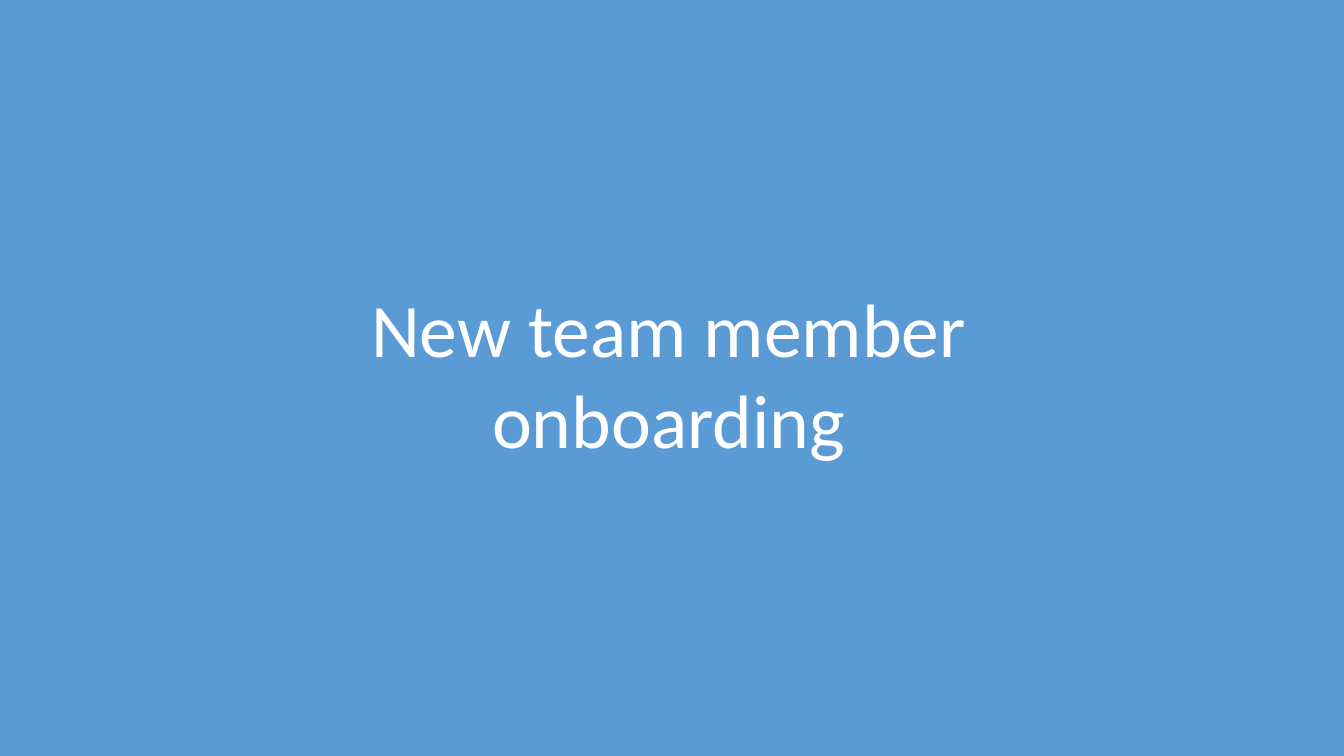
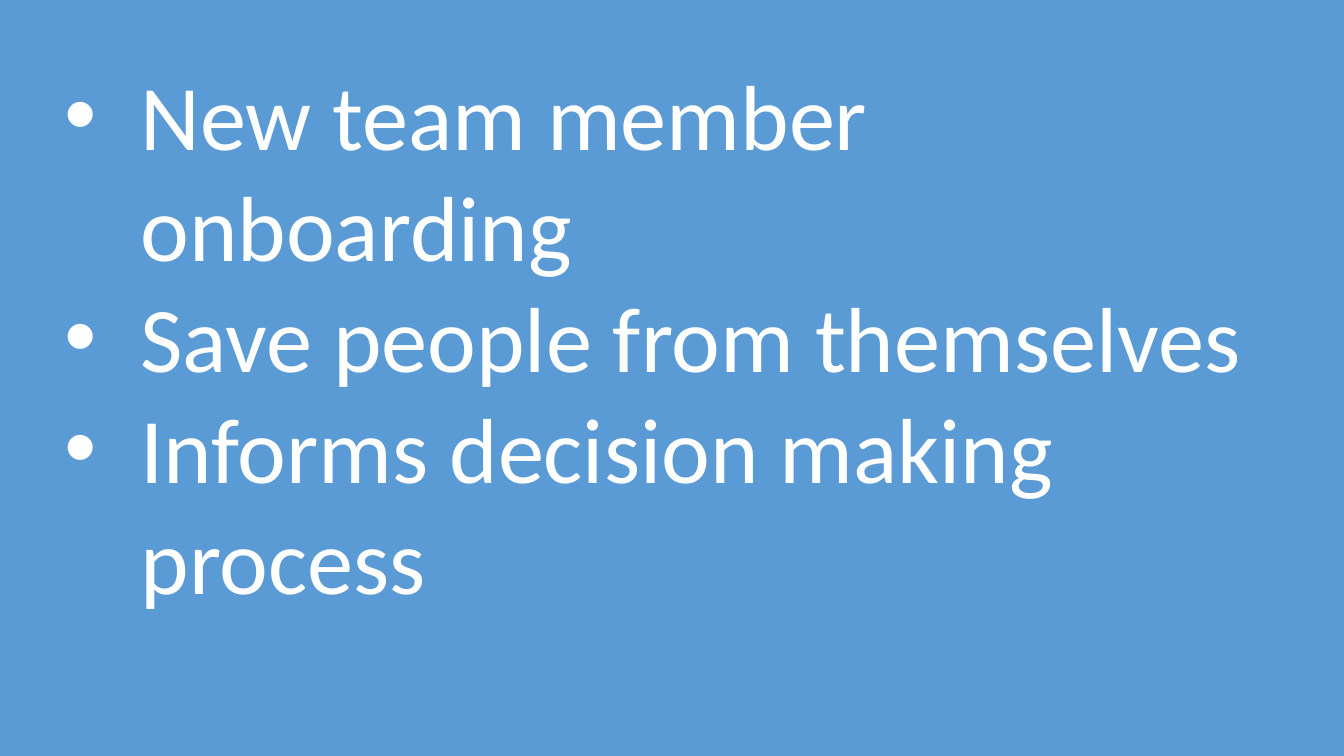
Before and after one commit to davidaayers/adr-talk-ignite, a slide deck: slide 19 of recording-architectural-decisions-ignite.pptx (slide 30 before the commit). Drawn at 1344x756 pixels with LibreOffice and Linux fonts; fonts in the diff are those of the drawing. Boxes give left, top, right and bottom in pixels: in the first picture for what was removed or moved away, otherwise in the second. Text is boxed around its words. In the diff, an @@ line names an element or a change of style, - is before the commit and + after.

```diff
--- a/recording-architectural-decisions-ignite.pptx
+++ b/recording-architectural-decisions-ignite.pptx
@@ text at <box>141,86,1240,609</box>: text changed; size 54 to 66 pt @@
-New team member
-onboarding
+• New team member onboarding
+• Save people from themselves
+• Informs decision making process
```
Also in this commit, not shown: 8 other slides changed, 17 slides removed, 2 other files.
